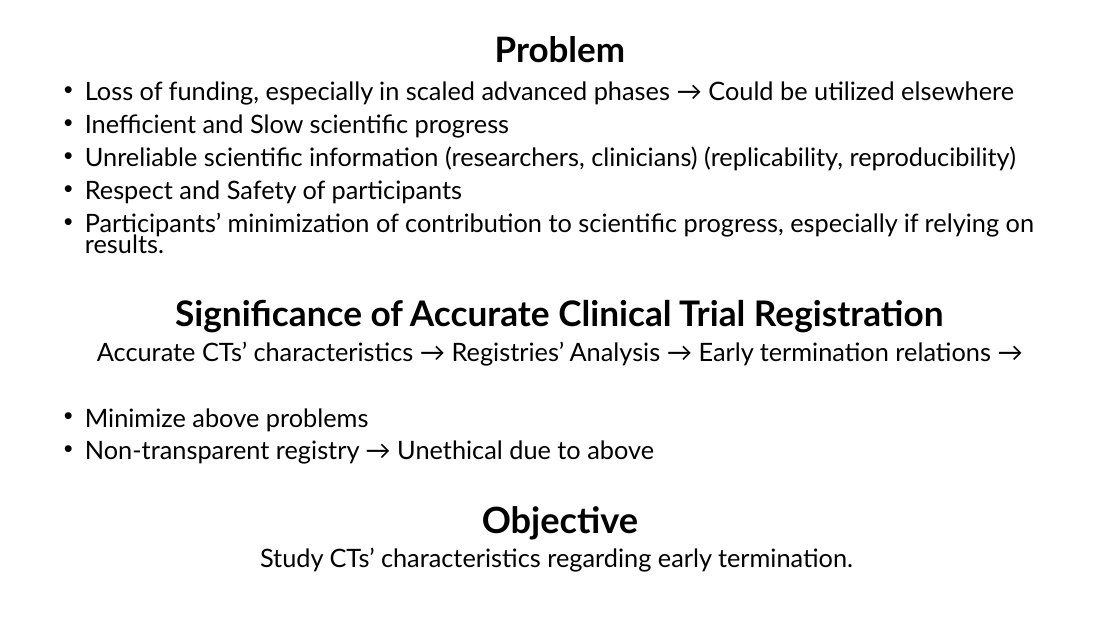
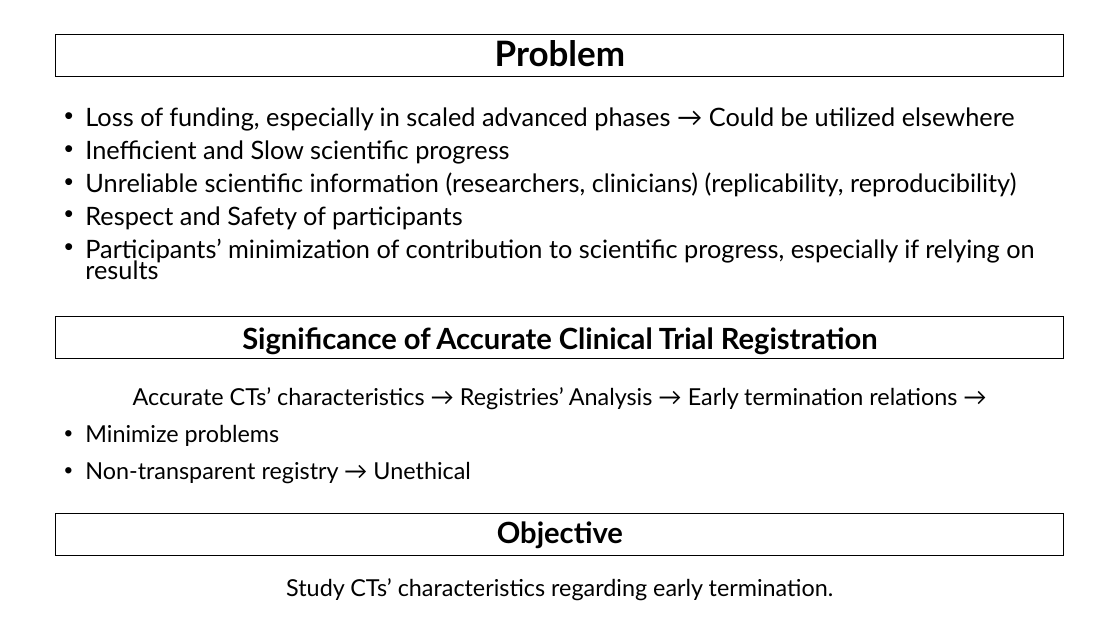
Before and after one commit to AndreouEugenia/Thesis, a slide deck: slide 7 of Thesis_Presentation.pptx. Drawn at 1120x630 pixels with LibreOffice and Linux fonts; fonts in the diff are those of the drawing; background and template pictures are left out. Boxes give left, top, right and bottom in pixels: in the first picture for what was removed or moved away, otherwise in the second. Text is boxed around its words. In the diff, an @@ line names an element or a change of style, - is before the commit and + after.

```diff
--- a/Thesis_Presentation.pptx
+++ b/Thesis_Presentation.pptx
@@ title "Problem" resized from (x1=495, y1=36, x2=625, y2=63) to (x1=56, y1=34, x2=1065, y2=76) @@
@@ title "Problem" at (x1=56, y1=34, x2=1065, y2=76): outline none to #000000 0.75 pt @@
@@ text "Loss of funding, especially in ..." moved from (x1=85, y1=81, x2=1034, y2=572) to (x1=85, y1=107, x2=1034, y2=280) @@
@@ text "Loss of funding, especially in ..." at (x1=85, y1=107, x2=1034, y2=280): vertical alignment top to middle @@
@@ text at (x1=85, y1=238, x2=1034, y2=280): text changed @@
-• Participants’ minimization of contribution to scientific progress, especially if relying on results.
-Significance of Accurate Clinical Trial Registration
-Accurate CTs’ characteristics → Registries’ Analysis → Early termination relations →
-• Minimize above problems
-• Non-transparent registry → Unethical due to above
-Objective
-Study CTs’ characteristics regarding early termination.
+• Participants’ minimization of contribution to scientific progress, especially if relying on results
@@ rectangle added at (x1=56, y1=317, x2=1065, y2=359), outline #000000 0.75 pt, 25 pt, text #000000, bold @@
+Significance of Accurate Clinical Trial Registration
@@ text added at (x1=85, y1=387, x2=957, y2=484), 20 pt, text #000000 @@
+Accurate CTs’ characteristics → Registries’ Analysis → Early termination relations →
+• Minimize problems
+• Non-transparent registry → Unethical
@@ rectangle added at (x1=56, y1=513, x2=1065, y2=555), outline #000000 0.75 pt, 25 pt, text #000000, bold @@
+Objective
@@ text added at (x1=286, y1=578, x2=834, y2=601), 20 pt, text #000000 @@
+Study CTs’ characteristics regarding early termination.
```
Also in this commit, not shown: 24 other slides changed, 1 slide added, 2 slides removed, 38 other files.
